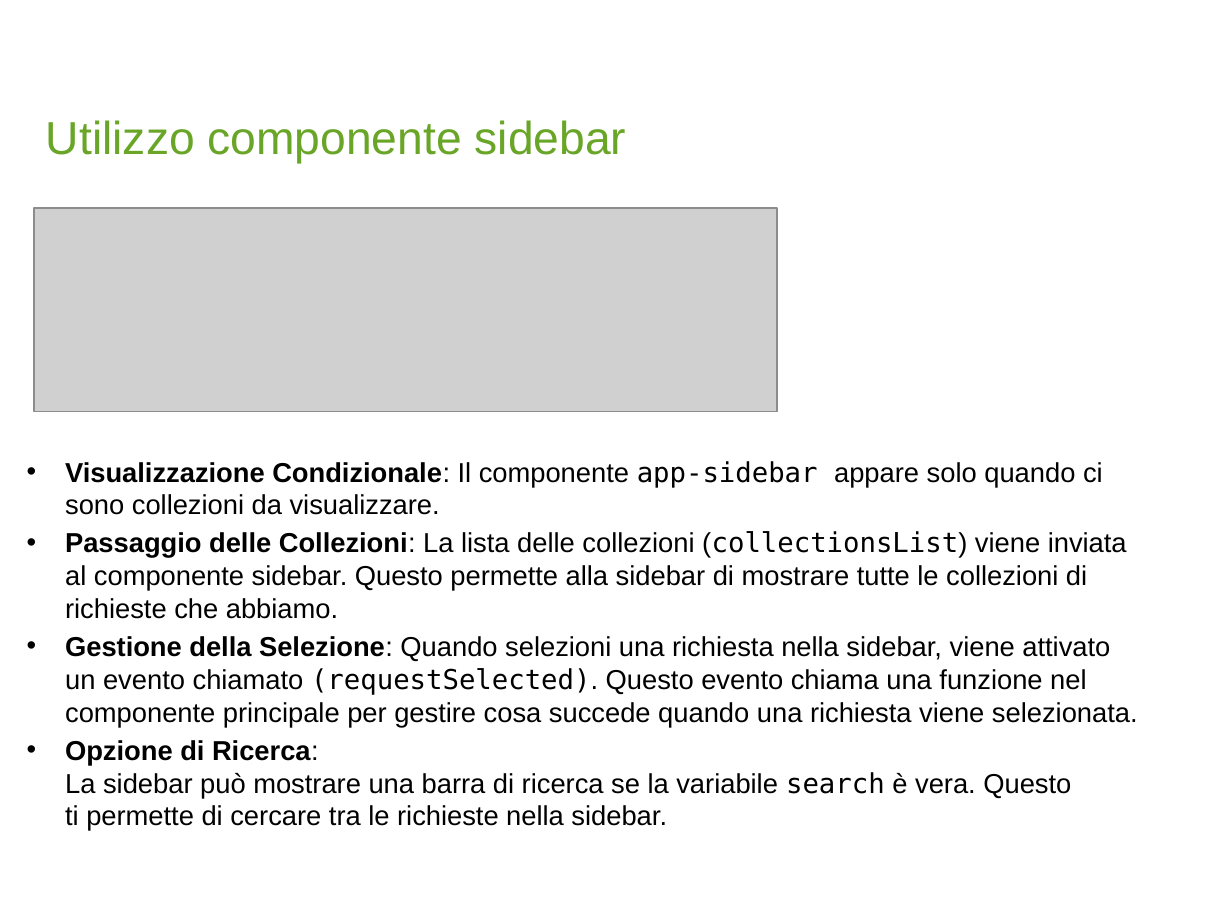
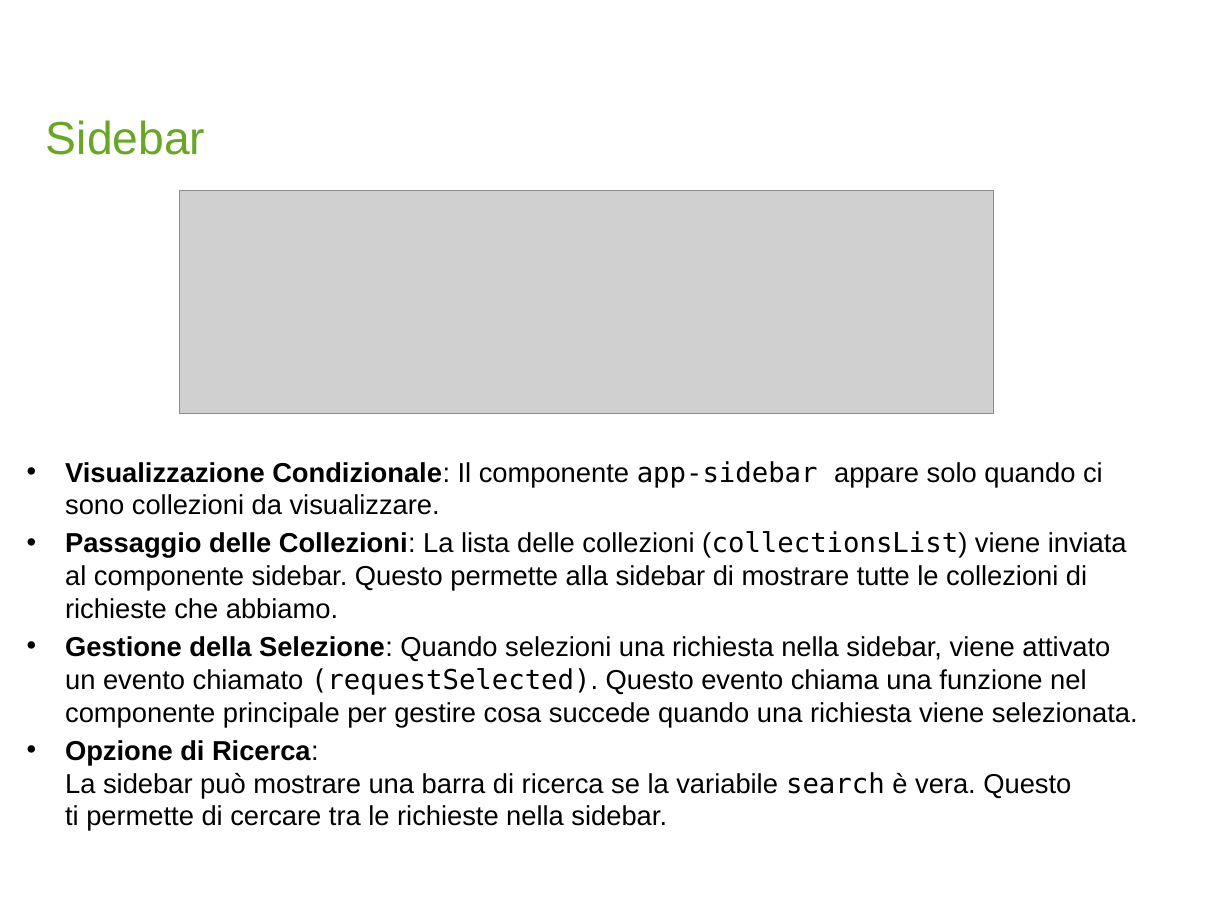
Before and after one commit to LorussoMarco/PostmanAngular, a slide deck: slide 11 of ClientHTTP-WebApplication.pptx. Drawn at 1232x924 pixels with LibreOffice and Linux fonts; fonts in the diff are those of the drawing; grey boxes stand for pictures; background and template pictures are left out. Boxes give left, top, right and bottom in pixels: in the first picture for what was removed or moved away, otherwise in the second. Text is boxed around its words. In the diff, an @@ line names an element or a change of style, - is before the commit and + after.

```diff
--- a/ClientHTTP-WebApplication.pptx
+++ b/ClientHTTP-WebApplication.pptx
@@ text at (x1=46, y1=120, x2=205, y2=155): text changed @@
-Utilizzo componente sidebar
+Sidebar
@@ picture resized from (x1=34, y1=208, x2=777, y2=411) to (x1=180, y1=191, x2=994, y2=414) @@
```
Also in this commit, not shown: 10 other slides changed.
